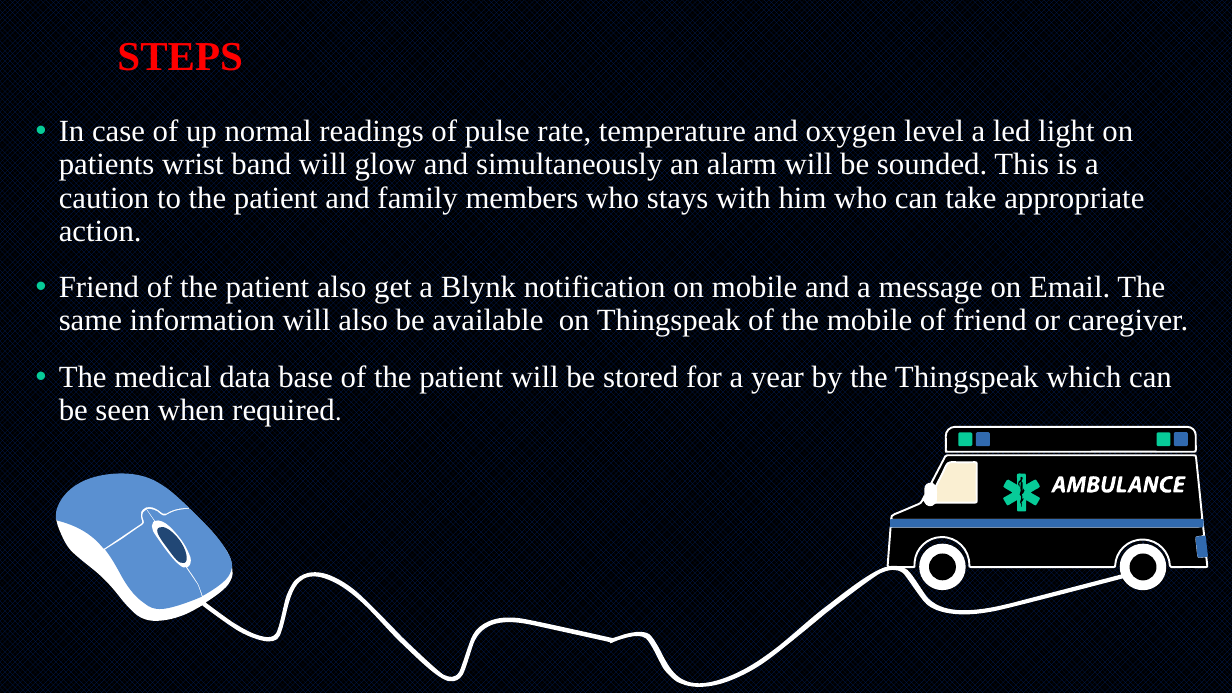
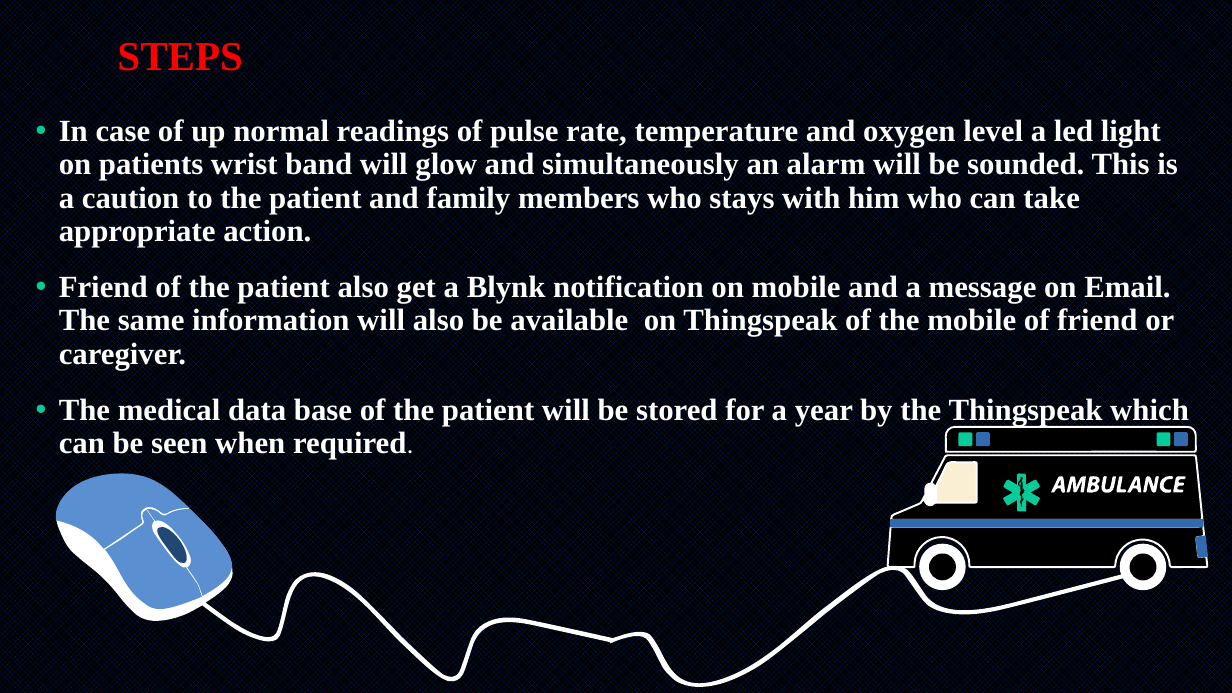
Before and after one commit to Lekshmisr95/body-sensor-network, a slide deck: slide 12 of Presentation Cover Option 1.pptx (slide 13 before the commit). Drawn at 1232x693 pixels with LibreOffice and Linux fonts; fonts in the diff are those of the drawing. Boxes give left, top, right and bottom in pixels: in the first picture for what was removed or moved away, otherwise in the second. Text is boxed around its words. In the diff, an @@ line names an element or a change of style, - is before the commit and + after.

```diff
--- a/Presentation Cover Option 1.pptx
+++ b/Presentation Cover Option 1.pptx
@@ text "In case of up normal ..." at (x1=59, y1=119, x2=1189, y2=459): bold on @@
```
Also in this commit, not shown: 8 other slides changed, 1 slide added, 1 slide removed, 1 other file.
